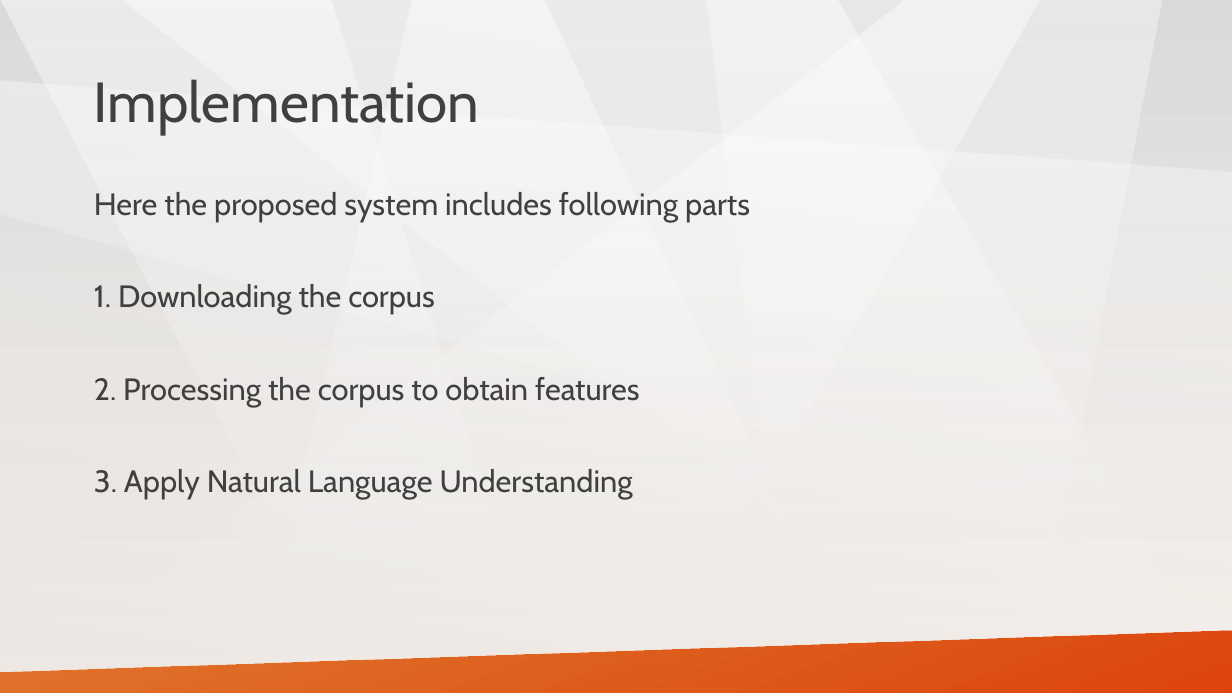
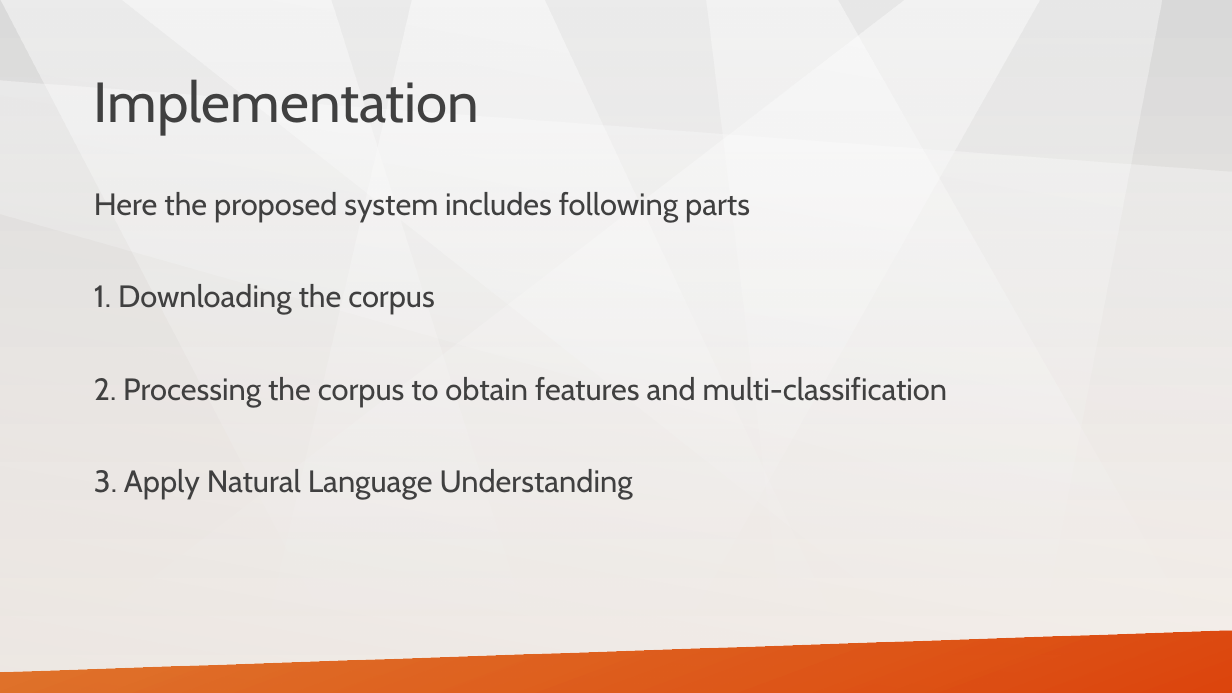
Before and after one commit to tathagatnawadia/Project-YellowPanda, a slide deck: slide 16 of Presentation/project_yellowpanda.pptx. Drawn at 1232x693 pixels with LibreOffice and Linux fonts; fonts in the diff are those of the drawing. Boxes give left, top, right and bottom in pixels: in the first picture for what was removed or moved away, otherwise in the second. Text is boxed around its words. In the diff, an @@ line names an element or a change of style, - is before the commit and + after.

```diff
--- a/Presentation/project_yellowpanda.pptx
+++ b/Presentation/project_yellowpanda.pptx
@@ text at [94, 377, 947, 406]: text changed @@
-2. Processing the corpus to obtain features
+2. Processing the corpus to obtain features and multi-classification
```
Also in this commit, not shown: 5 other slides changed, 4 slides added, 10 slides removed.
